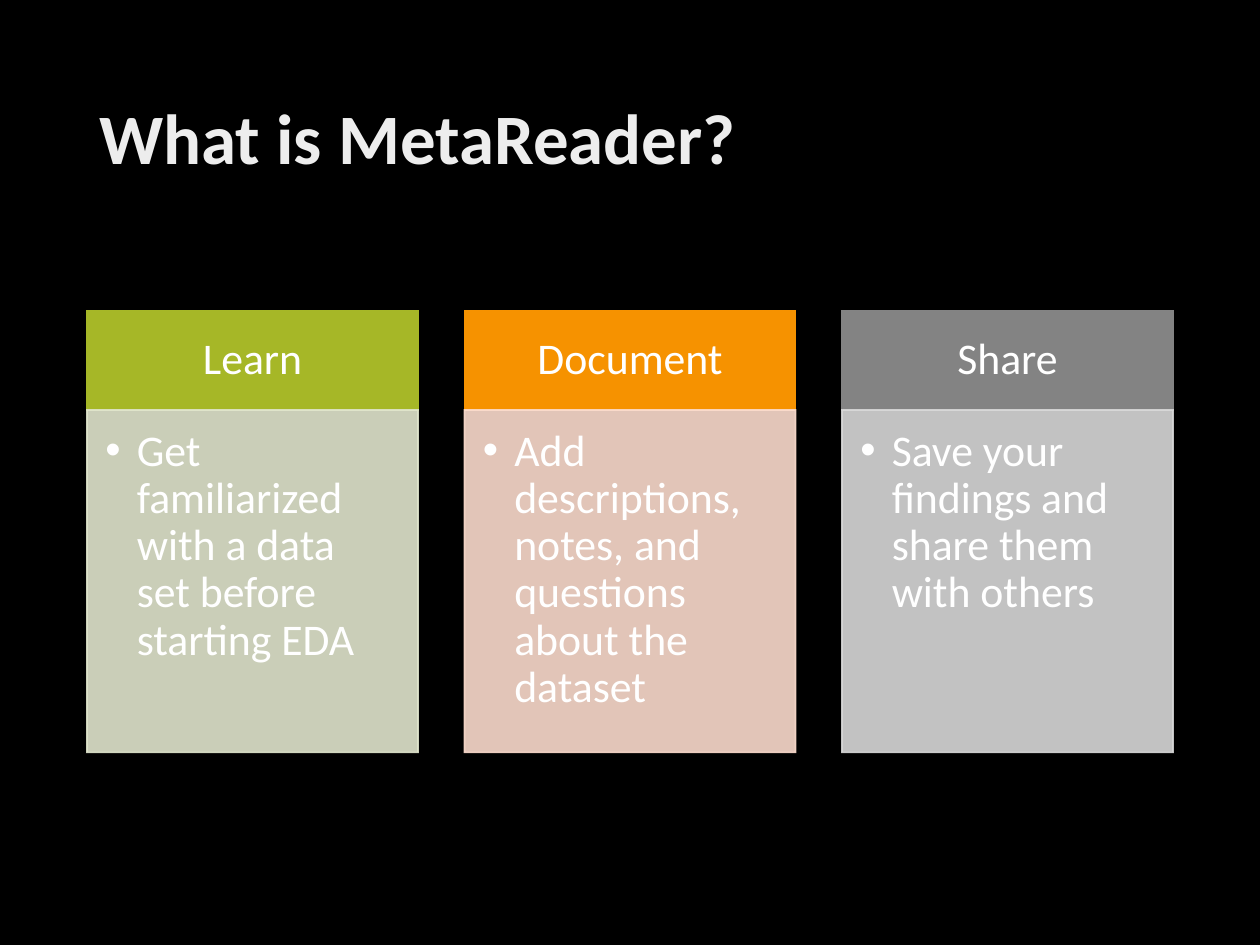
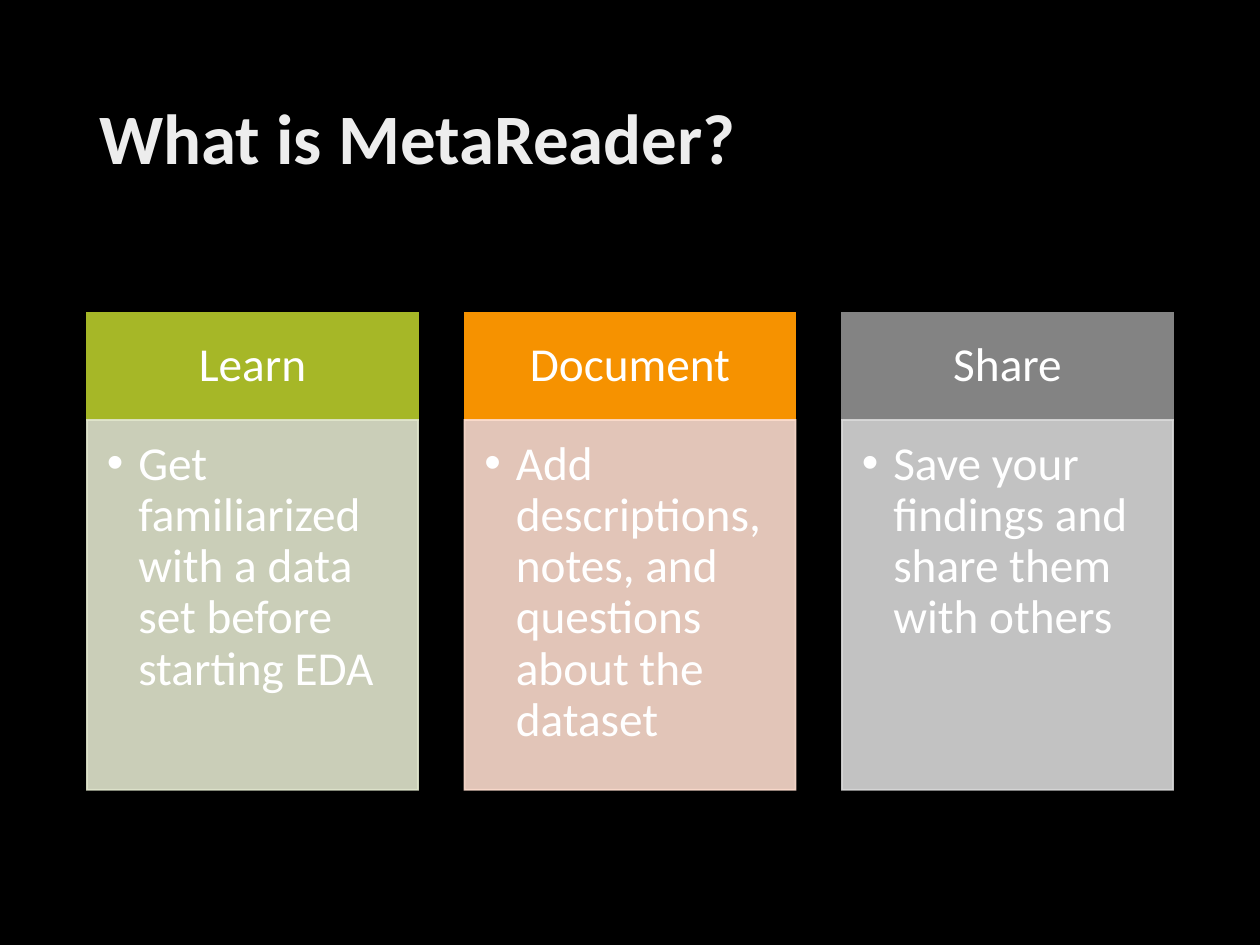
Before and after one commit to jannah/MetaReader, a slide deck: slide 2 of MetaReader.pptx. Drawn at 1260x945 pixels with LibreOffice and Linux fonts; fonts in the diff are those of the drawing; background and template pictures are left out. Boxes give left, top, right and bottom in pixels: in the first picture for what was removed or moved away, otherwise in the second. Text is boxed around its words. In the diff, an @@ line names an element or a change of style, - is before the commit and + after.

```diff
--- a/MetaReader.pptx
+++ b/MetaReader.pptx
@@ rectangle: place and size @@
-rectangle at (87,311,418,411)
+rectangle at (87,312,418,420)
@@ rectangle: place and size @@
-rectangle at (465,311,796,411)
+rectangle at (465,312,796,420)
@@ rectangle: place and size @@
-rectangle at (842,311,1173,411)
+rectangle at (842,312,1173,420)
@@ text "Get familiarized with a data ...": place and size @@
-text "Get familiarized with a data ..." at (137,438,354,662)
+text "Get familiarized with a data ..." at (138,449,374,693)
@@ rectangle: place and size @@
-rectangle at (87,410,418,752)
+rectangle at (87,420,418,790)
@@ text "Add descriptions, notes, and questions ...": place and size @@
-text "Add descriptions, notes, and questions ..." at (514,436,741,702)
+text "Add descriptions, notes, and questions ..." at (516,447,761,736)
@@ rectangle: place and size @@
-rectangle at (465,410,796,752)
+rectangle at (465,420,796,790)
@@ size 25 to 27 pt in 6 elements at (199,350,306,382), (530,350,730,382), (953,348,1061,381), (138,449,374,693), (516,447,761,736), (893,450,1127,633) @@
@@ text "Save your findings and share ...": place and size @@
-text "Save your findings and share ..." at (892,438,1108,607)
+text "Save your findings and share ..." at (893,450,1127,633)
@@ rectangle: place and size @@
-rectangle at (842,410,1173,752)
+rectangle at (842,420,1173,790)
```
Also in this commit, not shown: 8 other slides changed, 1 slide added, 1 other file.
